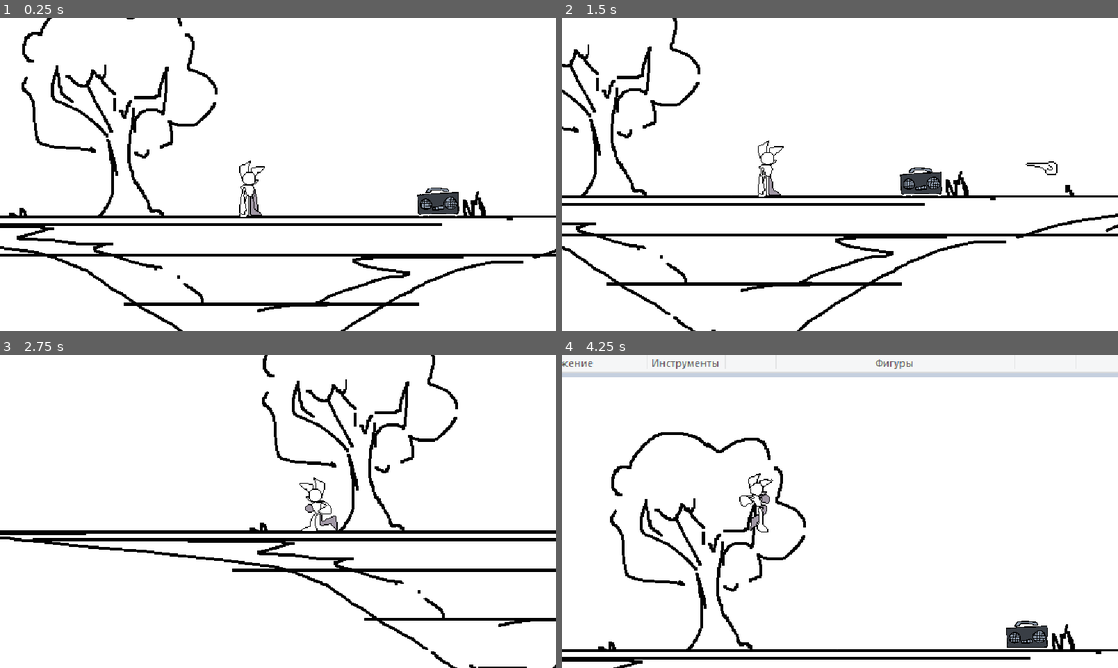
Above: before the commit, frames 1-4 (two rows, left to right).
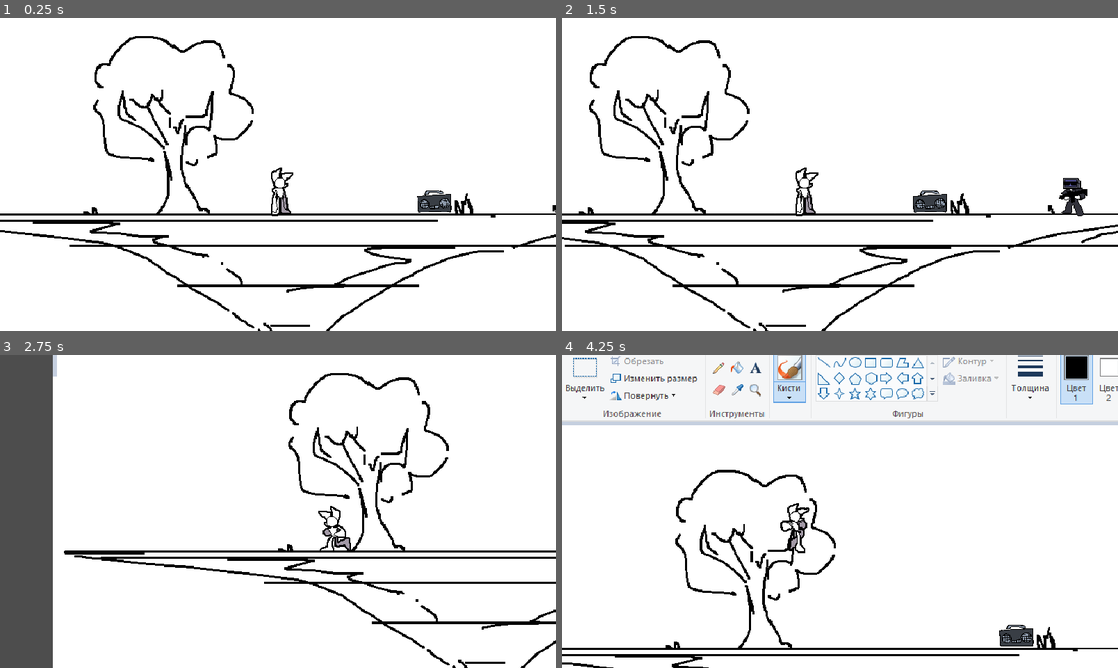
Above: after the commit, the same moments.

Repository: SZH217/game2
Game: Godot game, scene res://assets/scenes/world.tscn
Two runs of this game, one before a commit and one after it. Both use one fixed random seed, a clock stepped at 60 frames per second and the inputs below. The engine's default icon, where the game draws it, is replaced by a stand-in: a white triangle on a blue panel in a dark square. Sound files missing from this copy of the repository are replaced by a short silence.
Inputs (mouse positions are in pixels of both pictures, inside the frame that each line leads up to):
- Up to frame 1 (0.25 s): no input
- Up to frame 2 (1.5 s): move the mouse to (962, 158) at 0.52 s; hold D (right) 0.53-1.25 s; click (962, 158) at 0.6 s; drag from (728, 190) to (812, 237) at 1.27 s
- Up to frame 3 (2.75 s): move the mouse to (333, 442) at 2.02 s; hold A (left) from 2.03 s (still down); right-click (333, 442) at 2.1 s
- Up to frame 4 (4.25 s): release A (left) at 2.75 s; drag from (812, 574) to (673, 464) at 2.77 s; move the mouse to (1006, 558) at 3.52 s; hold D (right) from 3.53 s (still down); hold Space (action_c) from 3.53 s (still down)

The runs differ from the first frame. In frame 1, 12% of the frame differs, in the area x 0-100%, y 0-100%; in frame 2, 11%; in frame 3, 19%; in frame 4, 14%.

Commit message:
+enemy

Diff:
--- a/assets/scenes/enemy.tscn
+++ b/assets/scenes/enemy.tscn
@@ -1,6 +1,7 @@
-[gd_scene load_steps=5 format=3 uid="uid://d1vnrf2mfsjfu"]
+[gd_scene load_steps=8 format=3 uid="uid://d1vnrf2mfsjfu"]
 
 [ext_resource type="Texture2D" uid="uid://bijly8hnsn7ls" path="res://assets/textures/enemy.png" id="1_1ig7n"]
+[ext_resource type="Script" path="res://assets/scripts/enemy.gd" id="1_yqai2"]
 [ext_resource type="Texture2D" uid="uid://c2lfwykprhfde" path="res://assets/textures/enemymap.png" id="2_52mfq"]
 
 [sub_resource type="CanvasTexture" id="CanvasTexture_8nt06"]
@@ -11,12 +12,40 @@
 radius = 14.0
 height = 46.0
 
-[node name="CharacterBody2D" type="CharacterBody2D"]
+[sub_resource type="CircleShape2D" id="CircleShape2D_48ctb"]
+radius = 320.351
+
+[sub_resource type="CircleShape2D" id="CircleShape2D_eftef"]
+radius = 147.218
+
+[node name="enemy" type="RigidBody2D"]
+collision_layer = 3
+collision_mask = 3
+lock_rotation = true
+script = ExtResource("1_yqai2")
 
 [node name="Sprite2D" type="Sprite2D" parent="."]
 texture = SubResource("CanvasTexture_8nt06")
 
 [node name="CollisionShape2D" type="CollisionShape2D" parent="."]
-visible = false
 position = Vector2(4, 5)
 shape = SubResource("CapsuleShape2D_2xgix")
+
+[node name="Area2D" type="Area2D" parent="."]
+collision_layer = 3
+collision_mask = 3
+
+[node name="CollisionShape2D" type="CollisionShape2D" parent="Area2D"]
+shape = SubResource("CircleShape2D_48ctb")
+
+[node name="closeArea" type="Area2D" parent="."]
+collision_layer = 3
+collision_mask = 3
+
+[node name="CollisionShape2D" type="CollisionShape2D" parent="closeArea"]
+shape = SubResource("CircleShape2D_eftef")
+
+[connection signal="body_entered" from="Area2D" to="." method="_on_area_2d_body_entered"]
+[connection signal="body_exited" from="Area2D" to="." method="_on_area_2d_body_exited"]
+[connection signal="body_entered" from="closeArea" to="." method="_on_close_area_body_entered"]
+[connection signal="body_exited" from="closeArea" to="." method="_on_close_area_body_exited"]
--- /dev/null
+++ b/assets/scenes/player.gdshader
@@ -0,0 +1,22 @@
+shader_type canvas_item;
+
+uniform vec4 line_color : source_color = vec4(1.0);
+uniform float line_thickness : hint_range(0, 10) = 1.0;
+
+const vec2 OFFSETS[8] = {
+	vec2(-1, -1), vec2(-1, 0), vec2(-1, 1), vec2(0, -1), vec2(0, 1),
+	vec2(1, -1), vec2(1, 0), vec2(1, 1)
+};
+
+void fragment() {
+	vec2 size = TEXTURE_PIXEL_SIZE * line_thickness;
+	float outline = 0.0;
+
+	for (int i = 0; i < OFFSETS.length(); i++) {
+		outline += texture(TEXTURE, UV + size * OFFSETS[i]).a;
+	}
+	outline = min(outline, 1.0);
+
+	vec4 color = texture(TEXTURE, UV);
+	COLOR = mix(color, line_color, outline - color.a);
+}
--- a/assets/scenes/player.tscn
+++ b/assets/scenes/player.tscn
@@ -1,12 +1,19 @@
-[gd_scene load_steps=22 format=3 uid="uid://ve3wk084kefn"]
+[gd_scene load_steps=25 format=3 uid="uid://ve3wk084kefn"]
 
 [ext_resource type="Script" path="res://assets/scripts/player.gd" id="1_sejqv"]
 [ext_resource type="Texture2D" uid="uid://hpetlgl8sb4p" path="res://assets/textures/character.png" id="2_e01t5"]
 [ext_resource type="PackedScene" uid="uid://c0co4ewis3qj4" path="res://assets/scenes/hand.tscn" id="2_e65y5"]
 [ext_resource type="PackedScene" uid="uid://dj5f1v3bfobkb" path="res://assets/scenes/ability.tscn" id="3_haicy"]
 [ext_resource type="AudioStream" uid="uid://b21ih43j4y23u" path="res://assets/sounds/jump.wav" id="4_7g5fn"]
+[ext_resource type="Shader" path="res://assets/scenes/player.gdshader" id="4_i72xg"]
 [ext_resource type="AudioStream" uid="uid://m21ou880i66" path="res://assets/sounds/land.wav" id="4_iatxe"]
 [ext_resource type="AudioStream" uid="uid://btkeau86py4wo" path="res://assets/sounds/attack.wav" id="6_qb0wr"]
+[ext_resource type="Script" path="res://assets/scripts/camera_2d.gd" id="9_2jsf3"]
+
+[sub_resource type="ShaderMaterial" id="ShaderMaterial_j3c3u"]
+shader = ExtResource("4_i72xg")
+shader_parameter/line_color = Color(0, 0, 0, 1)
+shader_parameter/line_thickness = 1.0
 
 [sub_resource type="RectangleShape2D" id="RectangleShape2D_lqngj"]
 size = Vector2(20, 50)
@@ -359,10 +366,11 @@
 ability_picker_scene = ExtResource("3_haicy")
 
 [node name="Sprite2D" type="Sprite2D" parent="."]
+material = SubResource("ShaderMaterial_j3c3u")
 position = Vector2(2, -28)
 texture = ExtResource("2_e01t5")
 region_enabled = true
-region_rect = Rect2(384, 0, 128, 128)
+region_rect = Rect2(256, 256, 128, 128)
 
 [node name="CollisionShape2D" type="CollisionShape2D" parent="."]
 position = Vector2(2, -25)
@@ -394,5 +402,10 @@
 
 [node name="Timer" type="Timer" parent="."]
 
+[node name="Camera2D" type="Camera2D" parent="."]
+offset = Vector2(0, -50)
+zoom = Vector2(0.9, 0.9)
+script = ExtResource("9_2jsf3")
+
 [connection signal="animation_finished" from="AnimationPlayer" to="." method="_on_animation_player_animation_finished"]
 [connection signal="timeout" from="Timer" to="." method="_on_timer_timeout"]
--- a/assets/scenes/world.tscn
+++ b/assets/scenes/world.tscn
@@ -4,11 +4,11 @@
 [ext_resource type="Script" path="res://assets/scripts/world.gd" id="1_qq2vp"]
 [ext_resource type="PackedScene" uid="uid://cpx0h6kiqq3fg" path="res://assets/scenes/platform.tscn" id="2_gerlx"]
 [ext_resource type="Texture2D" uid="uid://dm4ew31w736dy" path="res://assets/textures/bg/paint_fullscreen.png" id="2_o3xwq"]
-[ext_resource type="Script" path="res://assets/scripts/camera_2d.gd" id="2_we2vc"]
 [ext_resource type="PackedScene" uid="uid://rkbynkrumvhj" path="res://assets/scenes/killzone.tscn" id="4_wmchl"]
 [ext_resource type="AudioStream" uid="uid://chabw0vue3dhw" path="res://assets/music/music.ogg" id="5_loc5j"]
 [ext_resource type="PackedScene" uid="uid://miawiqdj2ubp" path="res://assets/scenes/one-way-platform.tscn" id="8_jyp76"]
 [ext_resource type="Texture2D" uid="uid://rtxww4btl7o2" path="res://assets/textures/jukebox.png" id="9_k2p3n"]
+[ext_resource type="PackedScene" uid="uid://d1vnrf2mfsjfu" path="res://assets/scenes/enemy.tscn" id="10_64lvh"]
 
 [sub_resource type="WorldBoundaryShape2D" id="WorldBoundaryShape2D_i81ka"]
 
@@ -26,15 +26,6 @@
 
 [node name="Player" parent="." instance=ExtResource("1_203rm")]
 position = Vector2(192, 338)
-
-[node name="Camera2D" type="Camera2D" parent="Player"]
-position = Vector2(4, -37)
-offset = Vector2(30, -20)
-zoom = Vector2(1.1, 1.1)
-limit_bottom = 640
-limit_smoothed = true
-position_smoothing_speed = 2.425
-script = ExtResource("2_we2vc")
 
 [node name="Platforms" type="Node" parent="."]
 
@@ -60,3 +51,6 @@
 unique_name_in_owner = true
 stream = ExtResource("5_loc5j")
 volume_db = -13.0
+
+[node name="enemy" parent="." instance=ExtResource("10_64lvh")]
+position = Vector2(571, 260)
--- /dev/null
+++ b/assets/scripts/enemy.gd
@@ -0,0 +1,45 @@
+extends RigidBody2D
+
+@export var speed = 20
+@export var maxSpeed = 200
+var playerHere = false
+@onready var player = $"../Player"
+var gravity = 20
+var playerClose = false
+
+
+
+# Called when the node enters the scene tree for the first time.
+func _ready() -> void:
+	pass # Replace with function body.
+
+
+# Called every frame. 'delta' is the elapsed time since the previous frame.
+func _process(delta: float) -> void:
+	if playerHere and !playerClose:
+		if player.global_position.x > position.x:
+			if linear_velocity.x < maxSpeed:
+				linear_velocity.x += speed
+		elif player.global_position.x < position.x:
+			if linear_velocity.x > -maxSpeed:
+				linear_velocity.x -= speed
+
+
+func _on_area_2d_body_entered(body: Node2D) -> void:
+	if body.name == ("Player"):
+		playerHere = true
+
+
+func _on_area_2d_body_exited(body: Node2D) -> void:
+	if body.name == ("Player"):
+		playerHere = false
+
+
+func _on_close_area_body_entered(body: Node2D) -> void:
+	if body.name == ("Player"):
+		playerClose = true
+
+
+func _on_close_area_body_exited(body: Node2D) -> void:
+	if body.name == ("Player"):
+		playerClose = false
--- a/assets/scripts/player.gd
+++ b/assets/scripts/player.gd
@@ -56,10 +56,15 @@
 
 func _ready():
 	# Ensure the audio player starts with a pitch of 1.0
-	audio_stream_player.pitch_scale = 1.0
+	if audio_stream_player != null:
+		audio_stream_player.pitch_scale = 1.0
 	GlobVars.selected_ability_name = "Hand Rocket"
 
 func _physics_process(delta: float) -> void:
+
+
+
+
 	# If action_pick is pressed, load and display the ability picker
 	if Input.is_action_just_pressed("action_pick") and not is_ability_picker_active:
 		# Slow down time (optional)
--- a/project.godot
+++ b/project.godot
@@ -29,7 +29,7 @@
 
 [editor_plugins]
 
-enabled=PackedStringArray("res://addons/aseprite_importer/plugin.cfg")
+enabled=PackedStringArray()
 
 [input]
 
